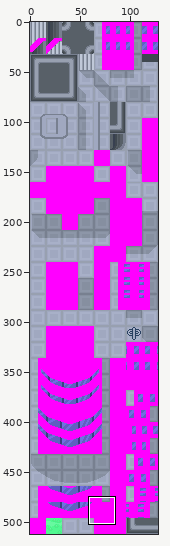
Edited in one commit: sprite sheet (tiles/jubilife/bottom.png). The picture above shows the old version from afar; the outline marks the close-up.
Close-up. As it was:
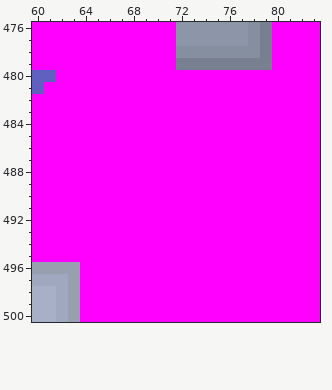
The file is 128x512 pixels. Shown: x 60..83, y 476..500. The commit also changed other parts of the picture, which this record leaves out.
Once edited:
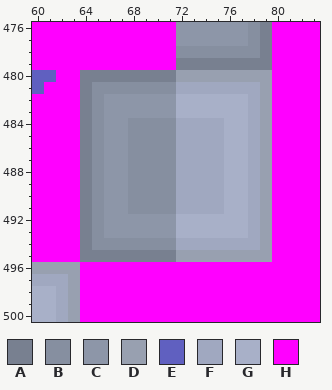
Palette (. is transparent): A #788090  B #868fa0  C #8d96a8  D #98a0b0  E #6060c0  F #a0a8c0  G #a8b0c8  H #ff00ff
Difference:
The edit turns colour H into colour A in row 480 at x 64 to 71; in rows 481 to 494 at x 64; in row 495 at x 64 to 71.
The edit turns colour H into colour B in row 481 at x 65 to 71; in rows 482 to 483 at x 65; in rows 484 to 491 at x 65 and 68 to 71; in rows 492 to 493 at x 65; in row 494 at x 65 to 71.
The edit turns colour H into colour C in rows 482 to 483 at x 66 to 71; in rows 484 to 491 at x 66 to 67; in rows 492 to 493 at x 66 to 71.
The edit turns colour H into colour D in row 480 at x 72 to 79; in rows 481 to 494 at x 79; in row 495 at x 72 to 79.
The edit turns colour H into colour F in row 481 at x 72 to 78; in rows 482 to 483 at x 78; in rows 484 to 491 at x 72 to 75 and 78; in rows 492 to 493 at x 78; in row 494 at x 72 to 78.
The edit turns colour H into colour G in rows 482 to 483 at x 72 to 77; in rows 484 to 491 at x 76 to 77; in rows 492 to 493 at x 72 to 77.
Changed places in both close-ups, as pixel boxes (x1, y1, x2, y2):
changed: (80, 70, 272, 262)
